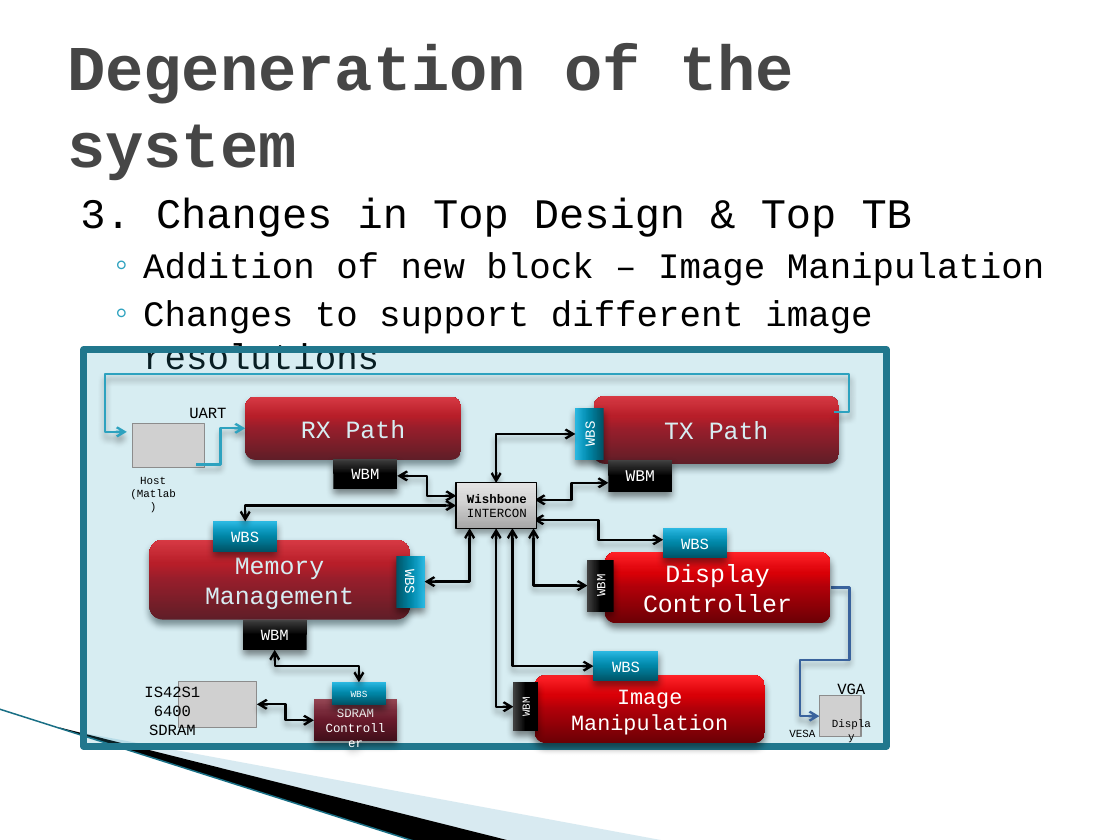
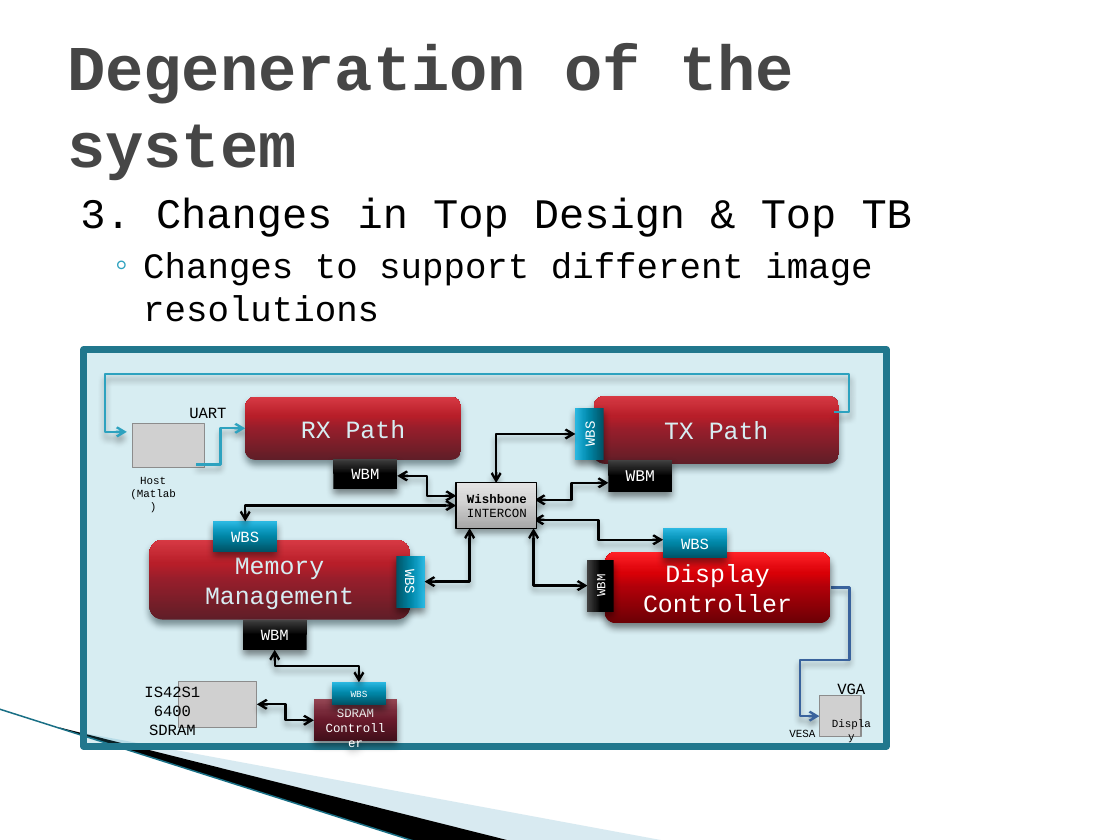
Before and after one commit to shizzz88/image-rotation-technion-ee, a slide deck: slide 10 of Presentation/Mid_Presentation.pptx (slide 6 before the commit). Drawn at 1120x840 pixels with LibreOffice and Linux fonts; fonts in the diff are those of the drawing; grey boxes stand for pictures; background and template pictures are left out. Boxes give left, top, right and bottom in pixels: in the first picture for what was removed or moved away, otherwise in the second. Text is boxed around its words. In the diff, an @@ line names an element or a change of style, - is before the commit and + after.

```diff
--- a/Presentation/Mid_Presentation.pptx
+++ b/Presentation/Mid_Presentation.pptx
@@ text at (143,252,1044,286): paragraph removed @@
-  ◦ Addition of new block – Image Manipulation
@@ group removed at (496,529,765,744): 2 elbow double arrows, 2 rectangles, 1 rounded rectangle @@
-Image Manipulation
-WBS
-WBM
```
Also in this commit, not shown: 8 other slides changed, 6 slides added.
